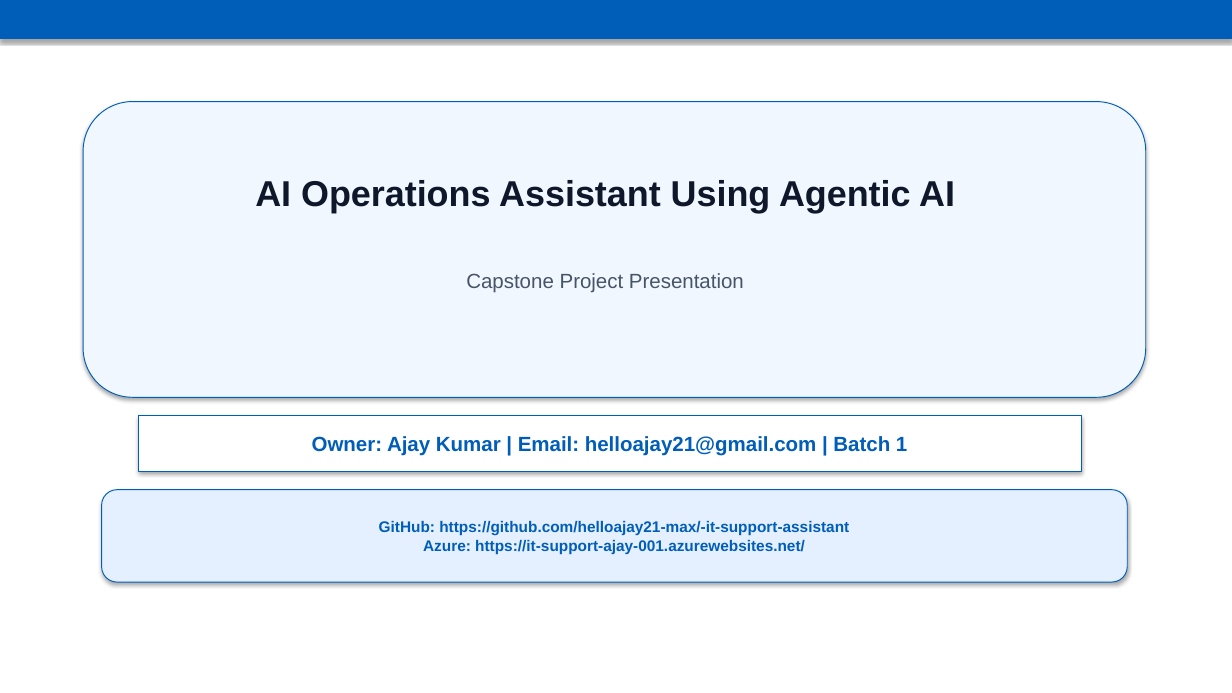
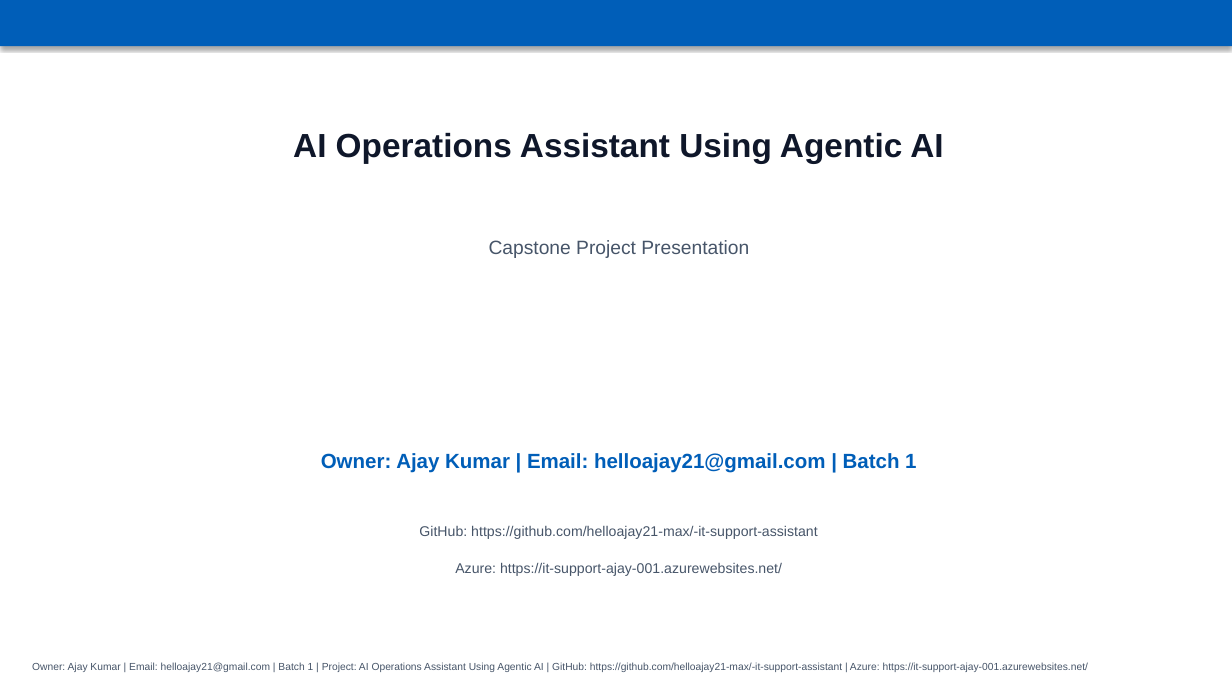
Before and after one commit to helloajay21-max/-it-support-assistant, a slide deck: slide 1 of AI_Operations_Assistant_Presentation.pptx. Drawn at 1232x693 pixels with LibreOffice and Linux fonts; fonts in the diff are those of the drawing. Boxes give left, top, right and bottom in pixels: in the first picture for what was removed or moved away, otherwise in the second. Text is boxed around its words. In the diff, an @@ line names an element or a change of style, - is before the commit and + after.

```diff
--- a/AI_Operations_Assistant_Presentation.pptx
+++ b/AI_Operations_Assistant_Presentation.pptx
@@ rectangle: place and size @@
-rectangle at box(0, 0, 1232, 39)
+rectangle at box(0, 0, 1232, 46)
@@ rounded rectangle removed at box(83, 102, 1146, 397) @@
@@ text "AI Operations Assistant Using Agentic ...": place and size @@
-text "AI Operations Assistant Using Agentic ..." at box(255, 180, 955, 213)
+text "AI Operations Assistant Using Agentic ..." at box(293, 132, 943, 164)
@@ text "AI Operations Assistant Using Agentic ..." at box(293, 132, 943, 164): size 28 to 26 pt @@
@@ text "Capstone Project Presentation": place and size @@
-text "Capstone Project Presentation" at box(466, 273, 744, 293)
+text "Capstone Project Presentation" at box(489, 240, 749, 258)
@@ text "Capstone Project Presentation" at box(489, 240, 749, 258): size 16 to 15 pt @@
@@ text "Owner: Ajay Kumar | Email: ...": place and size @@
-text "Owner: Ajay Kumar | Email: ..." at box(139, 416, 1081, 471)
+text "Owner: Ajay Kumar | Email: ..." at box(321, 453, 916, 473)
@@ text "Owner: Ajay Kumar | Email: ..." at box(321, 453, 916, 473): vertical alignment middle to top; fill #FFFFFF to none; outline #005EB8 0.75 pt to none; shadow off @@
@@ text added at box(419, 525, 818, 539), 11 pt, text #475569 @@
+GitHub: https://github.com/helloajay21-max/-it-support-assistant
@@ text "Azure: https://it-support-ajay-001.azurewebsites.net/": place and size @@
-text "Azure: https://it-support-ajay-001.azurewebsites.net/" at box(102, 490, 1128, 582)
+text "Azure: https://it-support-ajay-001.azurewebsites.net/" at box(455, 562, 782, 576)
@@ text "Azure: https://it-support-ajay-001.azurewebsites.net/" at box(455, 562, 782, 576): vertical alignment middle to top; fill #E4EFFF to none; outline #005EB8 0.75 pt to none; shadow off @@
@@ text at box(455, 562, 782, 576): text changed; size 12 to 11 pt; text colour #005EB8 to #475569; bold off @@
-GitHub: https://github.com/helloajay21-max/-it-support-assistant
-Azure: https://it-support-ajay-001.azurewebsites.net/
+Azure: https://it-support-ajay-001.azurewebsites.net/
@@ text added at box(32, 663, 1088, 672), 8 pt, text #475569 @@
+Owner: Ajay Kumar | Email: helloajay21@gmail.com | Batch 1 | Project: AI Operations Assistant Using Agentic AI | GitHub: https://github.com/helloajay21-max/-it-support-assistant | Azure: https://it-support-ajay-001.azurewebsites.net/
```
Also in this commit, not shown: 2 other slides changed, 4 slides added, 4 slides removed.
